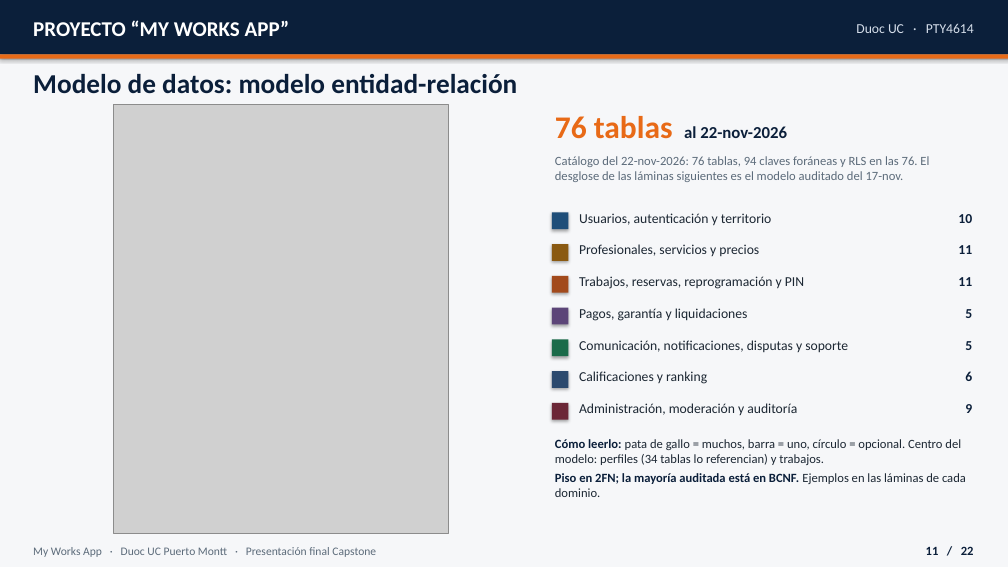
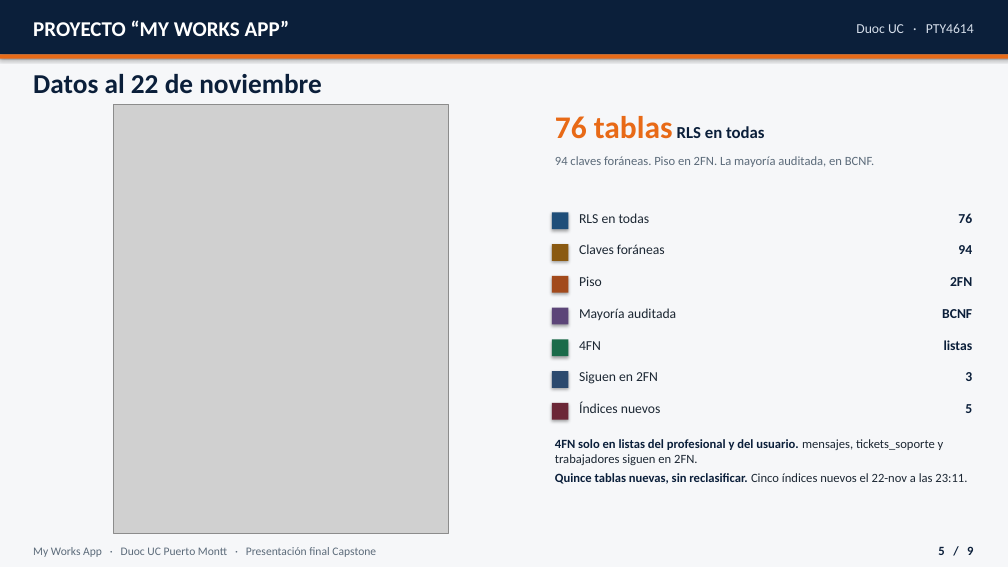
Before and after one commit to MathiasAlejandr0/MyWorksAppProyect, a slide deck: slide 5 of Fase 2/Presentacion_final_MyWorksApp.pptx (slide 11 before the commit). Drawn at 1008x567 pixels with LibreOffice and Linux fonts; fonts in the diff are those of the drawing; grey boxes stand for pictures. Boxes give left, top, right and bottom in pixels: in the first picture for what was removed or moved away, otherwise in the second. Text is boxed around its words. In the diff, an @@ line names an element or a change of style, - is before the commit and + after.

```diff
--- a/Fase 2/Presentacion_final_MyWorksApp.pptx
+++ b/Fase 2/Presentacion_final_MyWorksApp.pptx
@@ text at [33, 74, 322, 94]: text changed @@
-Modelo de datos: modelo entidad-relación
+Datos al 22 de noviembre
@@ text at [555, 116, 765, 139]: text changed @@
-76 tablas al 22-nov-2026
+76 tablas RLS en todas
@@ text at [555, 156, 874, 167]: text changed @@
-Catálogo del 22-nov-2026: 76 tablas, 94 claves foráneas y RLS en las 76. El desglose de las láminas siguientes es el modelo auditado del 17-nov.
+94 claves foráneas. Piso en 2FN. La mayoría auditada, en BCNF.
@@ text at [579, 213, 650, 223]: text changed @@
-Usuarios, autenticación y territorio
+RLS en todas
@@ text at [958, 213, 972, 223]: text changed @@
-10
+76
@@ text at [579, 244, 665, 254]: text changed @@
-Profesionales, servicios y precios
+Claves foráneas
@@ text at [958, 245, 972, 254]: text changed @@
-11
+94
@@ text at [579, 276, 602, 286]: text changed @@
-Trabajos, reservas, reprogramación y PIN
+Piso
@@ text at [950, 277, 972, 286]: text changed @@
-11
+2FN
@@ text at [579, 308, 677, 320]: text changed @@
-Pagos, garantía y liquidaciones
+Mayoría auditada
@@ text at [942, 309, 972, 318]: text changed @@
-5
+BCNF
@@ text at [579, 341, 601, 350]: text changed @@
-Comunicación, notificaciones, disputas y soporte
+4FN
@@ text added at [944, 340, 973, 350], 13 pt, text #0B1F3A, bold @@
+listas
@@ text at [579, 371, 658, 384]: text changed @@
-Calificaciones y ranking
+Siguen en 2FN
@@ text at [965, 372, 972, 381]: text changed @@
-6
+3
@@ text at [579, 402, 661, 413]: text changed @@
-Administración, moderación y auditoría
+Índices nuevos
@@ text "5": place and size @@
-text "5" at [965, 341, 972, 350]
+text "5" at [965, 404, 972, 413]
@@ text at [555, 439, 967, 484]: text changed @@
-Cómo leerlo: pata de gallo = muchos, barra = uno, círculo = opcional. Centro del modelo: perfiles (34 tablas lo referencian) y trabajos.
-Piso en 2FN; la mayoría auditada está en BCNF. Ejemplos en las láminas de cada dominio.
+4FN solo en listas del profesional y del usuario. mensajes, tickets_soporte y trabajadores siguen en 2FN.
+Quince tablas nuevas, sin reclasificar. Cinco índices nuevos el 22-nov a las 23:11.
@@ text at [938, 546, 973, 555]: text changed @@
-11 / 22
+5 / 9
```
Also in this commit, not shown: 20 other slides changed, 5 other files.
